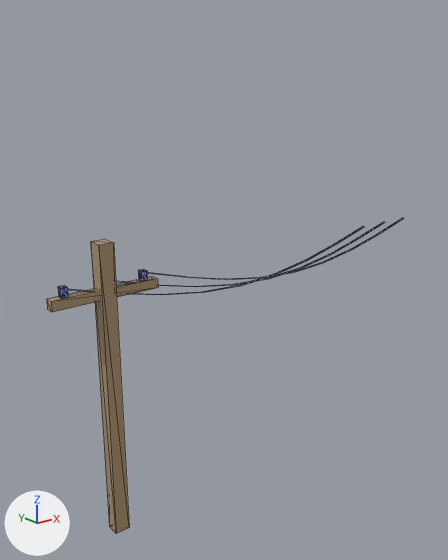
Before and after pictures for a commit that changed the OBJ model assets/models/env_post_electric.obj.
Both versions are drawn from a 50 mm camera at (-3.74, -7.25, 6.48) aimed at (2.36, 0.37, 3.43). The lights are fixed; the arrows at lower left show +X, +Y and +Z. The picture after the commit comes second. Mesh edges are drawn as thin lines. Where no turn or scale is listed for an object, it has been applied to the vertices.

In view in the first picture: 'PostElectric'.
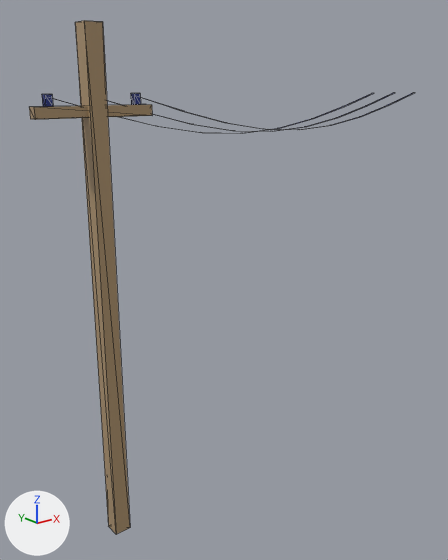
What differs and where, as boxes [x1, y1, x2, y2] in the pictures (448 x 560 px; the box of a moved part takes in the faces that stretch with it):
'PostElectric', reshaped (8% wider, 62% taller): before [47, 218, 404, 534]; after [29, 21, 413, 534]
part 1 of me_postelectric, moved or reshaped: before [91, 239, 129, 534]; after [75, 21, 130, 534]
part 2 of me_postelectric, moved or reshaped: before [47, 276, 158, 312]; after [29, 104, 152, 120]
part 3 of me_postelectric, moved or reshaped: before [58, 286, 68, 299]; after [42, 94, 53, 107]
part 4 of me_postelectric, moved or reshaped: before [68, 226, 364, 295]; after [52, 93, 373, 133]
part 5 of me_postelectric, moved or reshaped: before [116, 222, 385, 287]; after [107, 93, 394, 131]
part 6 of me_postelectric, moved or reshaped: before [138, 269, 147, 281]; after [131, 93, 141, 105]
part 7 of me_postelectric, moved or reshaped: before [149, 218, 404, 280]; after [140, 93, 413, 130]

The edits, one by one:
me_postelectric is used by ob_postelectric; location (0.0, 0.0, 0.0).
me_postelectric had 94 vertices, 156 faces and spanned x -0.8..6.6, y -0.11..0.11, z 0.0..4.5.
me_postelectric now has 94 vertices, 156 faces and spans x -0.8..6.6, y -0.12..0.12, z 0.0..7.2.
me_postelectric part 1: the loose piece of 8 vertices spanning x -0.11..0.11, y -0.11..0.11, z 0.0..4.5 is scaled about the mesh origin by (1.09, 1.09, 1.6).
me_postelectric part 2: the loose piece of 8 vertices spanning x -0.8..0.8, y -0.07..0.07, z 3.72..3.86 is moved by (0.0, 0.0, 2.38).
me_postelectric part 3: the loose piece of 8 vertices spanning x -0.64..-0.56, y -0.04..0.05, z 3.86..4.0 is moved by (0.0, 0.0, 2.38).
me_postelectric part 4: the loose piece of 18 vertices spanning x -0.6..5.4, y -0.02..0.03, z 3.42..3.97 is moved by (0.0, 0.0, 2.38).
me_postelectric part 5: the loose piece of 18 vertices spanning x 0.0..6.0, y -0.02..0.03, z 3.42..3.97 is moved by (0.0, 0.0, 2.38).
me_postelectric part 6: the loose piece of 8 vertices spanning x 0.56..0.64, y -0.04..0.05, z 3.86..4.0 is moved by (0.0, 0.0, 2.38).
me_postelectric part 7: the loose piece of 18 vertices spanning x 0.6..6.6, y -0.02..0.03, z 3.42..3.97 is moved by (0.0, 0.0, 2.38).
Other edits to the shape of me_postelectric do not show in these pictures.
